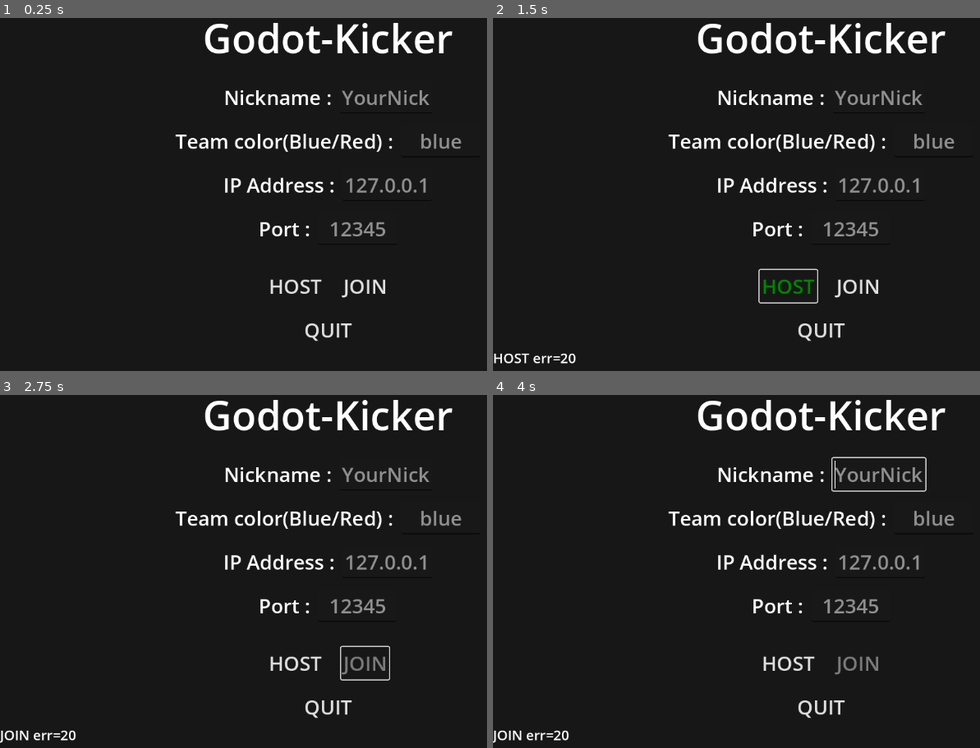
Above: before the commit, frames 1-4 (two rows, left to right).
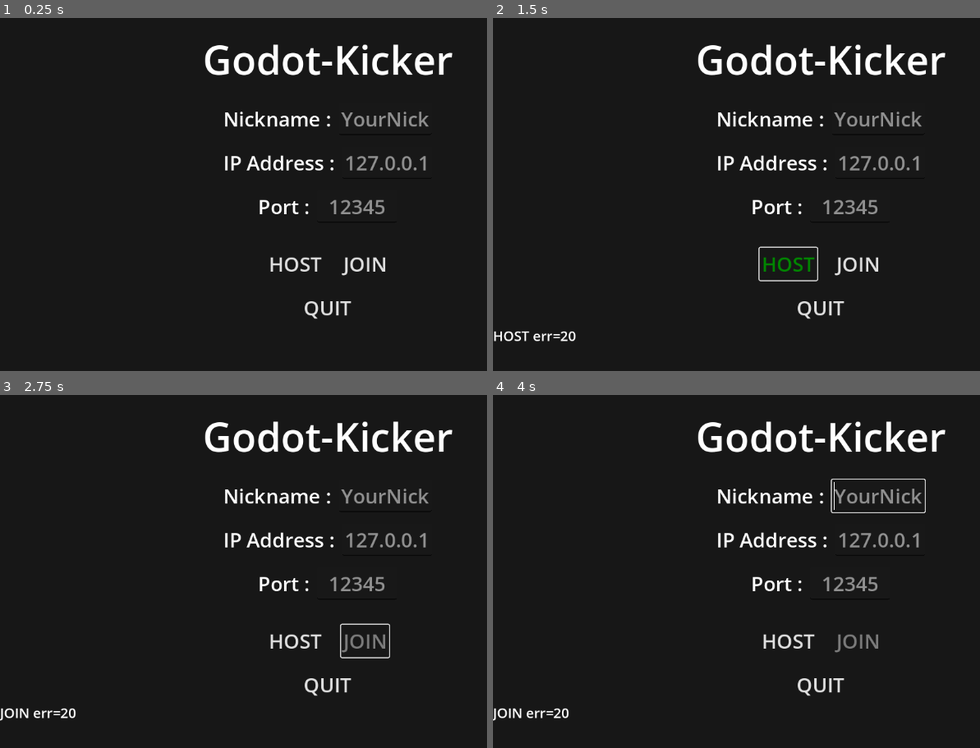
Above: after the commit, the same moments.

Repository: AlyssaSmt/Godot-kicker
Game: Godot game, scene res://main/game.tscn
Two runs of this game, one before a commit and one after it. Both use one fixed random seed, a clock stepped at 60 frames per second and the inputs below.
Inputs (mouse positions are in pixels of both pictures, inside the frame that each line leads up to):
- Up to frame 1 (0.25 s): no input
- Up to frame 2 (1.5 s): tap Enter at 0.5 s; move the mouse to (965, 169) at 0.52 s; hold Right (ui_right) 0.53-1.25 s; hold Shift (shift) 0.53-1.25 s; click (965, 169) at 0.67 s; tap Space (jump) at 0.77 s; tap Ctrl at 0.8 s; click "HOST" at 1.25 s
- Up to frame 3 (2.75 s): click "JOIN" at 2 s
- Up to frame 4 (4 s): move the mouse to (687, 585) at 2.77 s; hold Down (ui_down) 2.78-3.53 s; tap Ctrl at 2.85, 3.8 s; click (687, 585) at 2.92 s; tap Shift (shift) at 3.05 s; move the mouse to (887, 486) at 3.52 s; hold Right (ui_right) from 3.53 s (still down); hold Shift (shift) from 3.53 s (still down); click (887, 486) at 3.67 s

The runs differ from the first frame. In frame 1, 8.8% of the frame differs, in the area x 35-95%, y 1-92%; in frame 2, 9.5%; in frame 3, 9.4%; in frame 4, 9.6%, in the area x 0-95%, y 1-99%.

Commit message:
Added Player list and join team buttons

Diff:
--- a/MainMenu/MultiplayerMenu.tscn
+++ b/MainMenu/MultiplayerMenu.tscn
@@ -69,22 +69,6 @@
 max_length = 20
 expand_to_text_length = true
 
-[node name="OptionSkin" type="HBoxContainer" parent="MainContainer/Menu"]
-layout_mode = 2
-alignment = 1
-
-[node name="Label" type="Label" parent="MainContainer/Menu/OptionSkin"]
-layout_mode = 2
-theme_override_font_sizes/font_size = 35
-text = "Team color(Blue/Red) : "
-
-[node name="SkinInput" type="LineEdit" parent="MainContainer/Menu/OptionSkin"]
-layout_mode = 2
-theme_override_font_sizes/font_size = 35
-placeholder_text = "blue"
-alignment = 1
-expand_to_text_length = true
-
 [node name="OptionIP" type="HBoxContainer" parent="MainContainer/Menu"]
 layout_mode = 2
 alignment = 1
@@ -160,6 +144,7 @@
 
 [node name="Lobby" type="VBoxContainer" parent="MainContainer"]
 layout_mode = 2
+size_flags_vertical = 3
 alignment = 1
 
 [node name="Lobby" type="Label" parent="MainContainer/Lobby"]
@@ -188,6 +173,10 @@
 layout_mode = 2
 size_flags_vertical = 3
 
+[node name="TeamAButton" type="Button" parent="MainContainer/Lobby/TeamsRow/TeamABox"]
+layout_mode = 2
+text = "Join Team Blue"
+
 [node name="TeamBBox" type="VBoxContainer" parent="MainContainer/Lobby/TeamsRow"]
 layout_mode = 2
 
@@ -199,6 +188,10 @@
 [node name="TeamBList" type="ItemList" parent="MainContainer/Lobby/TeamsRow/TeamBBox"]
 layout_mode = 2
 size_flags_vertical = 3
+
+[node name="TeamBButton" type="Button" parent="MainContainer/Lobby/TeamsRow/TeamBBox"]
+layout_mode = 2
+text = "Join Team Red"
 
 [node name="LobbyStatusLabel" type="Label" parent="MainContainer/Lobby"]
 layout_mode = 2
--- a/MainMenu/multiplayer_menu.gd
+++ b/MainMenu/multiplayer_menu.gd
@@ -26,6 +26,9 @@
 @onready var host_btn: Button = $MainContainer/Menu/Buttons/HostButton
 @onready var join_btn: Button = $MainContainer/Menu/Buttons/JoinButton
 
+@onready var team_a_btn: Button = $MainContainer/Lobby/TeamsRow/TeamABox/TeamAButton
+@onready var team_b_btn: Button = $MainContainer/Lobby/TeamsRow/TeamBBox/TeamBButton
+
 
 func _ready():
 	print("Net exists:", Net)
@@ -35,10 +38,17 @@
 	start_btn.pressed.connect(_on_start_game_pressed)
 	back_btn.pressed.connect(_on_back_pressed)
 
+	team_a_btn.pressed.connect(func(): Net.request_team_change("A"))
+	team_b_btn.pressed.connect(func(): Net.request_team_change("B"))
+
 	Net.players_changed.connect(_refresh_lobby)
 	Net.lobby_started.connect(_open_lobby)
 	Net.start_game.connect(_enter_game)
 	print("MENU READY ✅")
+
+	_force_itemlist_visible(player_list)
+	_force_itemlist_visible(team_a_list)
+	_force_itemlist_visible(team_b_list)
 
 func _on_host_pressed():
 	var port := int(port_input.text)
@@ -112,6 +122,7 @@
 	_refresh_lobby()
 
 func _refresh_lobby():
+	player_list.visible = false # oder player_list.queue_free() wenn du willst
 	player_list.clear()
 	team_a_list.clear()
 	team_b_list.clear()
@@ -120,17 +131,21 @@
 		var pid := int(id)
 		var p: Dictionary = Net.players[id]
 		var nick := str(p.get("name", "Player"))
-		var team := str(p.get("team", "Blue"))
+		var team := str(p.get("team", "A"))  # ✅ default A
 
+		var display := nick
 		if pid == int(Net.host_id):
-			nick += " (host)"
+			display += " (host)"
 
-		player_list.add_item("%s  (Team %s)" % [nick, team])
+		# ✅ nice UI name
+		var team_name := "Blue" if team == "A" else "Red"
+		player_list.add_item("%s  (Team %s)" % [display, team_name])
 
-		if team == "Blue":
-			team_a_list.add_item(nick)
+		# ✅ lists under Team A / Team B
+		if team == "A":
+			team_a_list.add_item(display)
 		else:
-			team_b_list.add_item(nick)
+			team_b_list.add_item(display)
 
 	start_btn.disabled = !Net.is_host() or !Net.can_start_game()
 	lobby_status.text = "Players: %d/4" % Net.players.size()
@@ -159,3 +174,17 @@
 	# Net.leave() -> wenn du das noch baust
 	menu.visible = true
 	lobby.visible = false
+
+func _force_itemlist_visible(list: ItemList) -> void:
+	if list == null:
+		return
+
+	list.add_theme_color_override("font_color", Color(1,1,1))
+	list.add_theme_color_override("font_selected_color", Color(1,1,1))
+	list.add_theme_color_override("font_hover_color", Color(1,1,1))
+
+	# ↓ nur kleine Mindesthöhe, damit Buttons Platz haben
+	list.custom_minimum_size = Vector2(260, 90)
+
+	list.size_flags_horizontal = Control.SIZE_EXPAND_FILL
+	list.size_flags_vertical = Control.SIZE_EXPAND_FILL
--- /dev/null
+++ b/UI/EditorSpectator.gd
@@ -0,0 +1,161 @@
+extends CharacterBody3D
+
+@export var move_speed := 20.0
+@export var fast_speed := 60.0
+@export var look_sensitivity := 0.003
+
+@export var vertical_speed := 20.0   # Space/Shift up/down
+@export var accel := 18.0            # how fast it accelerates to target speed
+@export var decel := 22.0            # how quickly it decelerates
+
+@onready var cam: Camera3D = $EditorCamera
+
+@export var terrain_path: NodePath
+@export var quad_edit_controller_path: NodePath
+
+@onready var terrain := get_node_or_null(terrain_path)
+@onready var quad_edit := get_node_or_null(quad_edit_controller_path)
+
+var rotating := false
+var pitch := 0.0
+var yaw := 0.0
+
+# Store start transforms
+var start_root_transform: Transform3D
+var start_cam_transform: Transform3D
+
+
+func _ready():
+	if cam:
+		cam.current = true
+
+	# Read start rotation
+	yaw = rotation_degrees.y
+	if cam:
+		pitch = cam.rotation_degrees.x
+
+	# Remember start transforms
+	start_root_transform = global_transform
+	if cam:
+		start_cam_transform = cam.global_transform
+
+
+func reset_camera():
+	global_transform = start_root_transform
+
+	if cam:
+		cam.global_transform = start_cam_transform
+
+	yaw = rotation_degrees.y
+	if cam:
+		pitch = cam.rotation_degrees.x
+
+
+func _unhandled_input(event):
+	# Right mouse button to rotate
+	if event is InputEventMouseButton and event.button_index == MOUSE_BUTTON_RIGHT:
+		rotating = event.pressed
+		Input.set_mouse_mode(Input.MOUSE_MODE_CAPTURED if rotating else Input.MOUSE_MODE_VISIBLE)
+		return
+
+	# Rotate with mouse
+	if event is InputEventMouseMotion and rotating:
+		yaw -= event.relative.x * look_sensitivity * 100.0
+		pitch -= event.relative.y * look_sensitivity * 100.0
+		pitch = clamp(pitch, -85.0, 85.0)
+
+		rotation_degrees.y = yaw
+		if cam:
+			cam.rotation_degrees.x = pitch
+		return
+
+	# Left click to edit quad (only when not rotating)
+	if event is InputEventMouseButton and event.button_index == MOUSE_BUTTON_LEFT and event.pressed and !rotating:
+		print("LEFT CLICK RECEIVED, rotating=", rotating)
+		if quad_edit == null:
+			print("QuadEditController path not set!")
+			return
+
+		var quad_id := _get_quad_id_under_mouse()
+		if quad_id != -1:
+			print("quad_edit is null? ", quad_edit == null)
+#			quad_edit.client_try_edit_quad(quad_id, 1.0) # delta wie bei dir
+
+
+func _physics_process(delta):
+	var dir := Vector3.ZERO
+
+	if Input.is_action_pressed("ui_up"):
+		dir -= transform.basis.z
+	if Input.is_action_pressed("ui_down"):
+		dir += transform.basis.z
+	if Input.is_action_pressed("ui_left"):
+		dir -= transform.basis.x
+	if Input.is_action_pressed("ui_right"):
+		dir += transform.basis.x
+
+	var vy := 0.0
+	if Input.is_action_pressed("space"):
+		vy += 1.0
+	if Input.is_action_pressed("shift"):
+		vy -= 1.0
+
+	var speed := fast_speed if Input.is_key_pressed(KEY_CTRL) else move_speed
+
+	var target_v := Vector3.ZERO
+	if dir != Vector3.ZERO:
+		var n := dir.normalized()
+		target_v.x = n.x * speed
+		target_v.z = n.z * speed
+	target_v.y = vy * vertical_speed
+
+	velocity.x = move_toward(velocity.x, target_v.x, (accel if absf(target_v.x) > 0.01 else decel) * delta * speed)
+	velocity.z = move_toward(velocity.z, target_v.z, (accel if absf(target_v.z) > 0.01 else decel) * delta * speed)
+	velocity.y = move_toward(velocity.y, target_v.y, (accel if absf(target_v.y) > 0.01 else decel) * delta * vertical_speed)
+
+	move_and_slide()
+
+
+func _get_quad_id_under_mouse() -> int:
+	if cam == null or terrain == null:
+		return -1
+
+	var mouse_pos := get_viewport().get_mouse_position()
+	var from := cam.project_ray_origin(mouse_pos)
+	var to := from + cam.project_ray_normal(mouse_pos) * 5000.0
+
+	var q := PhysicsRayQueryParameters3D.new()
+	q.from = from
+	q.to = to
+	q.collide_with_bodies = true
+	q.collide_with_areas = true
+
+	# eigenen CharacterBody ignorieren
+	q.exclude = [self]
+
+	var hit := get_world_3d().direct_space_state.intersect_ray(q)
+	if hit.is_empty():
+		print("RAY: NO HIT")
+		return -1
+
+	print("RAY HIT collider=", hit["collider"], " face=", hit.get("face_index", -1))
+
+	# nur Terrain akzeptieren
+	if terrain.mesh_instance == null:
+		return -1
+
+	var col: Object = hit["collider"]
+	if !(col is Node):
+		return -1
+
+	var n := col as Node
+	if terrain.mesh_instance == null:
+		return -1
+
+	# akzeptiere mesh_instance selbst ODER irgendein child/grandchild davon (StaticBody3D etc.)
+	if n != terrain.mesh_instance and !terrain.mesh_instance.is_ancestor_of(n):
+		return -1
+
+
+	var face: int = int(hit["face_index"])
+	return int(face / 2)
--- a/autoload/Net.gd
+++ b/autoload/Net.gd
@@ -127,3 +127,50 @@
 @rpc("authority", "reliable", "call_local")
 func rpc_start_game() -> void:
 	emit_signal("start_game")
+
+
+func request_team_change(team: String) -> void:
+	if team != "A" and team != "B":
+		return
+
+	# Wenn Host: direkt ausführen
+	if is_host():
+		_server_set_team(multiplayer.get_unique_id(), team)
+		return
+
+	# Wenn Client: Host fragen (id 1)
+	rpc_id(1, "rpc_request_team_change", multiplayer.get_unique_id(), team)
+
+@rpc("any_peer", "reliable")
+func rpc_request_team_change(peer_id: int, team: String) -> void:
+	if !is_host():
+		return
+	if team != "A" and team != "B":
+		return
+
+	_server_set_team(peer_id, team)
+
+func _server_set_team(peer_id: int, team: String) -> void:
+	if !players.has(peer_id):
+		return
+
+	# Optional: Team-Limit (2v2)
+	var count_a := 0
+	var count_b := 0
+	for k in players.keys():
+		var t := str(players[k].get("team", "A"))
+		if t == "A": count_a += 1
+		else: count_b += 1
+
+	# Beispiel-Regel: max 2 pro Team
+	if team == "A" and count_a >= 2:
+		# optional: feedback an client
+		return
+	if team == "B" and count_b >= 2:
+		return
+
+	players[peer_id]["team"] = team
+
+	emit_signal("players_changed")
+	rpc("rpc_sync_players", players)
+	rpc("rpc_sync_host", host_id)
Not shown, added: UI/EditorSpectator.gd.uid
